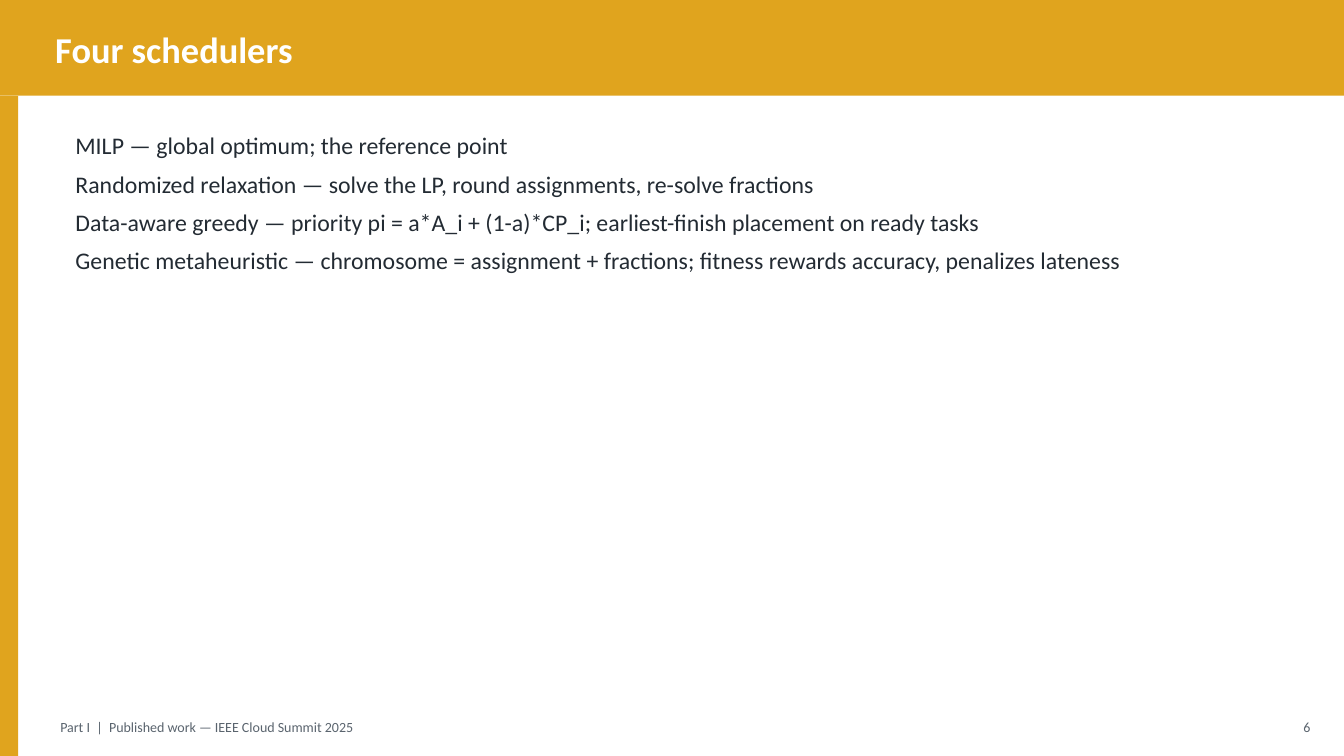
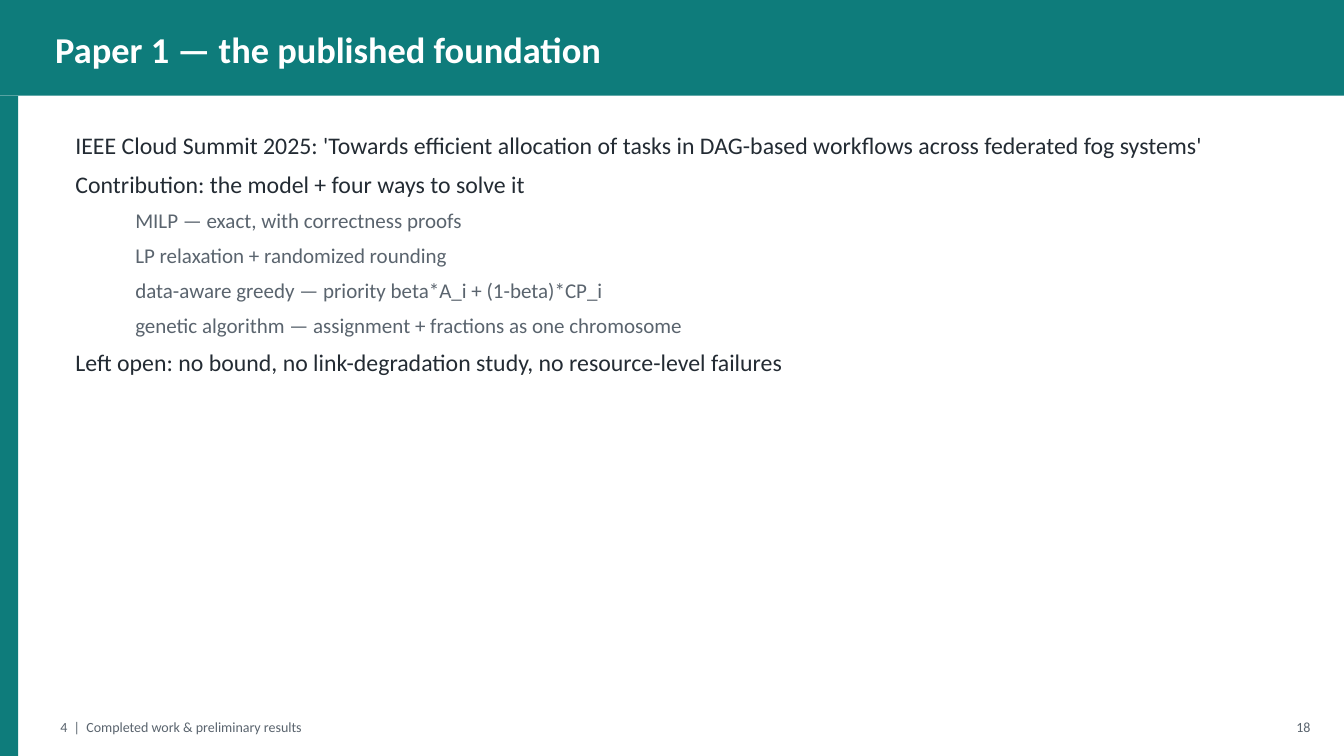
Before and after one commit to gayanigupta/data-aware-scheduling, a slide deck: slide 19 of slides/data-aware-scheduling.pptx (slide 7 before the commit). Drawn at 1344x756 pixels with LibreOffice and Linux fonts; fonts in the diff are those of the drawing. Boxes give left, top, right and bottom in pixels: in the first picture for what was removed or moved away, otherwise in the second. Text is boxed around its words. In the diff, an @@ line names an element or a change of style, - is before the commit and + after.

```diff
--- a/slides/data-aware-scheduling.pptx
+++ b/slides/data-aware-scheduling.pptx
@@ rectangle at box(0, 0, 1344, 96): fill #E0A41E to #0E7C7B @@
@@ text at box(55, 37, 601, 69): text changed @@
-Four schedulers
+Paper 1 — the published foundation
@@ rectangle at box(0, 96, 18, 756): fill #E0A41E to #0E7C7B @@
@@ text at box(75, 137, 1202, 375): text changed @@
-MILP — global optimum; the reference point
-Randomized relaxation — solve the LP, round assignments, re-solve fractions
-Data-aware greedy — priority pi = a*A_i + (1-a)*CP_i; earliest-finish placement on ready tasks
-Genetic metaheuristic — chromosome = assignment + fractions; fitness rewards accuracy, penalizes lateness
+IEEE Cloud Summit 2025: 'Towards efficient allocation of tasks in DAG-based workflows across federated fog systems'
+Contribution: the model + four ways to solve it
+  MILP — exact, with correctness proofs
+  LP relaxation + randomized rounding
+  data-aware greedy — priority beta*A_i + (1-beta)*CP_i
+  genetic algorithm — assignment + fractions as one chromosome
+Left open: no bound, no link-degradation study, no resource-level failures
@@ text at box(60, 722, 302, 734): text changed @@
-Part I | Published work — IEEE Cloud Summit 2025
+4 | Completed work & preliminary results
@@ text at box(1296, 722, 1310, 732): text changed @@
-6
+18
```
Also in this commit, not shown: 20 other slides changed, 24 slides added, 22 slides removed, 2 other files.
